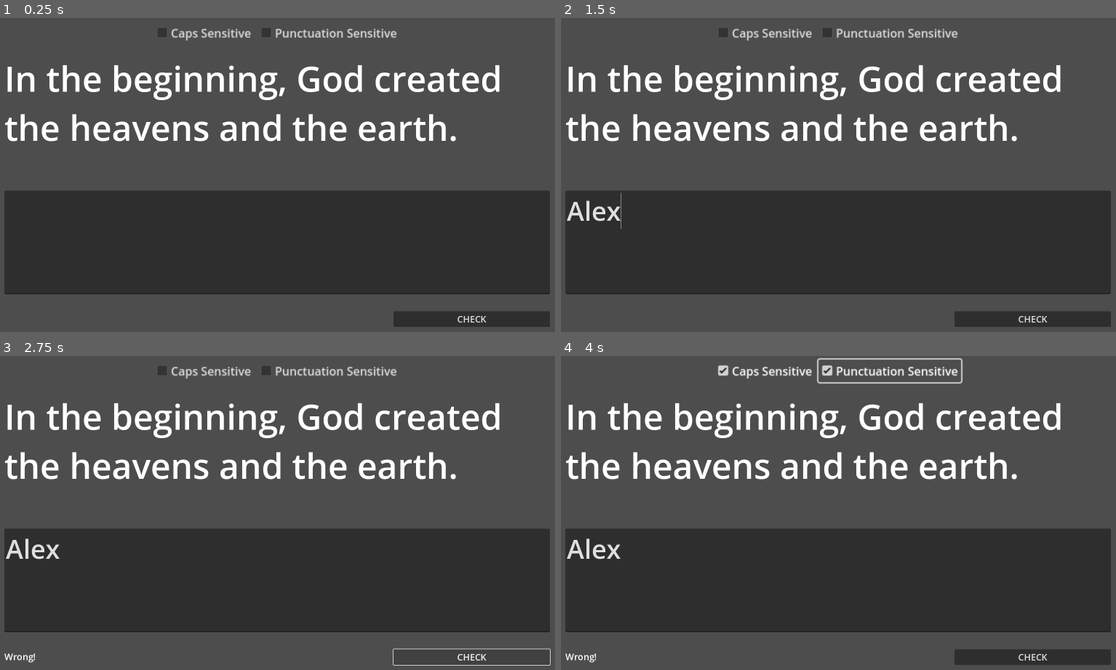
Above: before the commit, frames 1-4 (two rows, left to right).
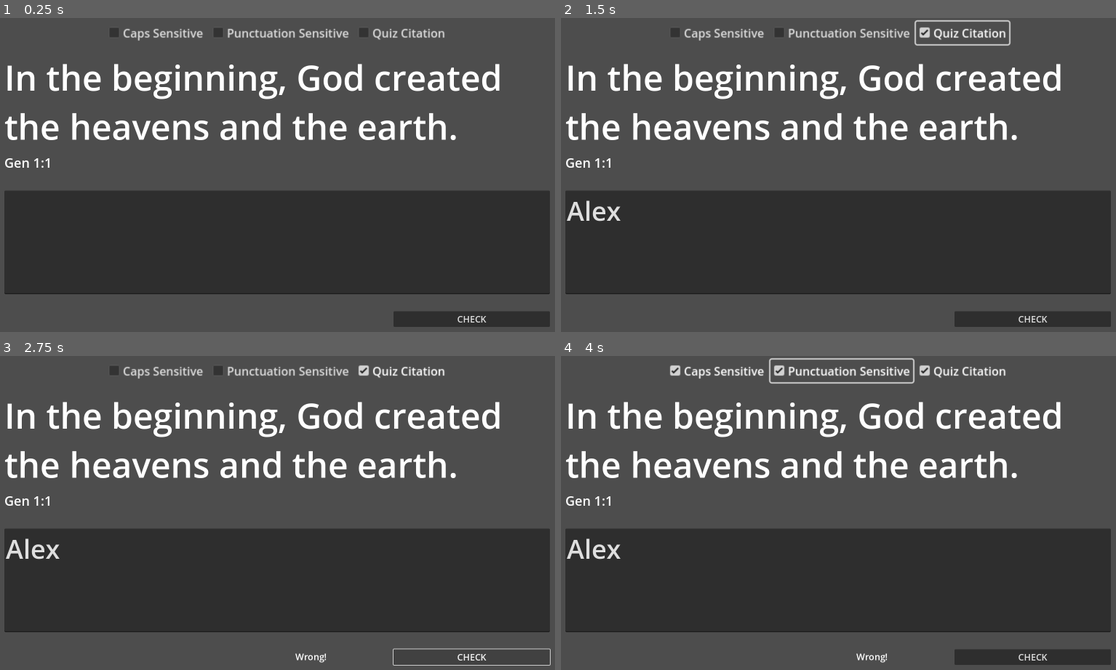
Above: after the commit, the same moments.

Repository: Musi00e0/stunning-broccoli
Game: Godot game, scene res://main.tscn
Same seed, same stepped clock (60 frames per second), same inputs: the game is played once before the commit and once after it.
Inputs (mouse positions are in pixels of both pictures, inside the frame that each line leads up to):
- Up to frame 1 (0.25 s): no input
- Up to frame 2 (1.5 s): click (838, 240) at 0.52 s; type "Alex" at 0.6 s; click (960, 33) at 1.25 s, where only the run after the commit has a clickable "Quiz Citation"
- Up to frame 3 (2.75 s): click "CHECK" at 2 s
- Up to frame 4 (4 s): click "Caps Sensitive" at 2.75 s; click "Punctuation Sensitive" at 3.5 s

The runs differ from the first frame. In frame 1, 3.4% of the frame differs, in the area x 0-91%, y 3-48%; in frame 2, 3.6%; in frame 3, 3.6%; in frame 4, 3.8%, in the area x 0-91%, y 0-98%.

Commit message:
UI Elements For Verse Citation

Diff:
--- a/game/main.tscn
+++ b/game/main.tscn
@@ -15,15 +15,30 @@
 layout_mode = 1
 anchors_preset = -1
 anchor_right = 1.0
-anchor_bottom = 0.5
+anchor_bottom = 0.4
+offset_left = 50.0
+offset_top = 100.0
+offset_right = -50.0
+grow_horizontal = 2
+grow_vertical = 2
+theme_override_font_sizes/font_size = 96
+text = "In the beginning, God created the heavens and the earth."
+autowrap_mode = 3
+
+[node name="ReferenceCitation" type="Label" parent="."]
+layout_mode = 1
+anchors_preset = -1
+anchor_top = 0.4
+anchor_right = 0.5
+anchor_bottom = 0.4
 offset_left = 50.0
 offset_top = 100.0
 offset_right = -50.0
 offset_bottom = -25.0
 grow_horizontal = 2
 grow_vertical = 2
-theme_override_font_sizes/font_size = 96
-text = "In the beginning, God created the heavens and the earth."
+theme_override_font_sizes/font_size = 36
+text = "Gen 1:1"
 autowrap_mode = 3
 
 [node name="UserEntry" type="TextEdit" parent="."]
@@ -46,6 +61,20 @@
 middle_mouse_paste_enabled = false
 wrap_mode = 1
 
+[node name="UserCitation" type="Label" parent="."]
+layout_mode = 1
+anchors_preset = -1
+anchor_top = 0.9
+anchor_right = 0.5
+anchor_bottom = 0.9
+offset_left = 50.0
+offset_top = 12.5
+offset_right = -50.0
+grow_horizontal = 2
+grow_vertical = 2
+theme_override_font_sizes/font_size = 36
+autowrap_mode = 3
+
 [node name="CheckButton" type="Button" parent="."]
 layout_mode = 1
 anchors_preset = -1
@@ -63,6 +92,7 @@
 [node name="CorrectIndicator" type="Label" parent="."]
 layout_mode = 1
 anchors_preset = -1
+anchor_left = 0.5
 anchor_top = 0.9
 anchor_right = 0.7
 anchor_bottom = 1.0
@@ -91,4 +121,8 @@
 layout_mode = 2
 text = "Punctuation Sensitive"
 
+[node name="CitationToggle" type="CheckBox" parent="Options"]
+layout_mode = 2
+text = "Quiz Citation"
+
 [connection signal="pressed" from="CheckButton" to="." method="_on_check_button_pressed"]
